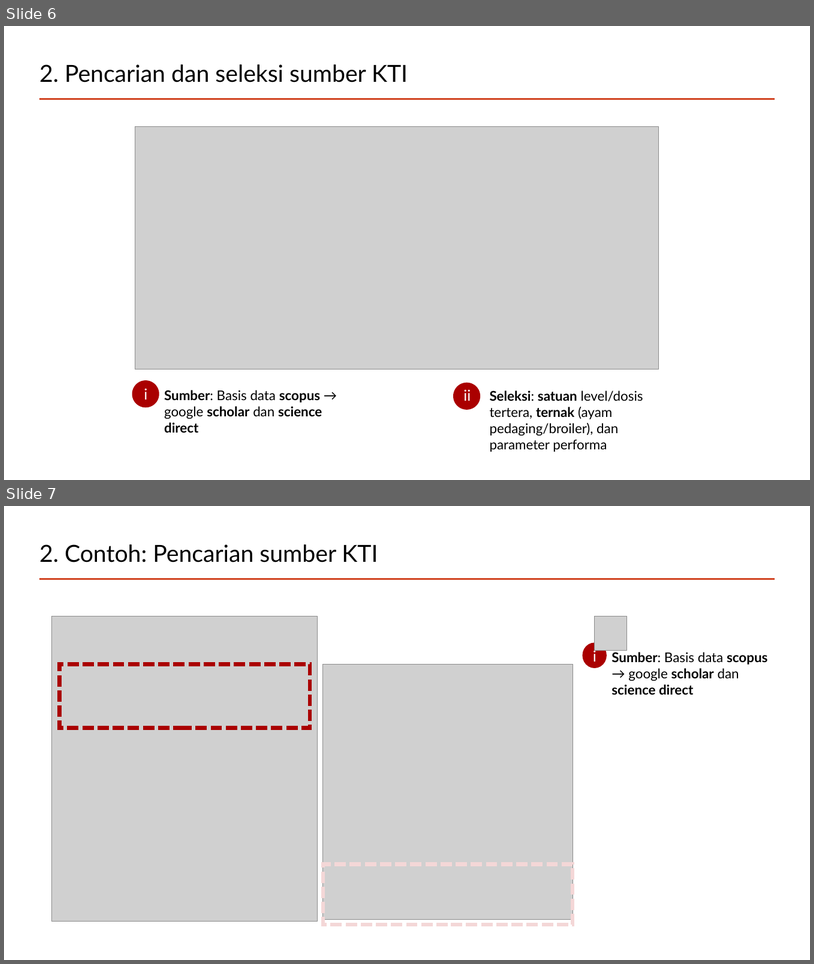
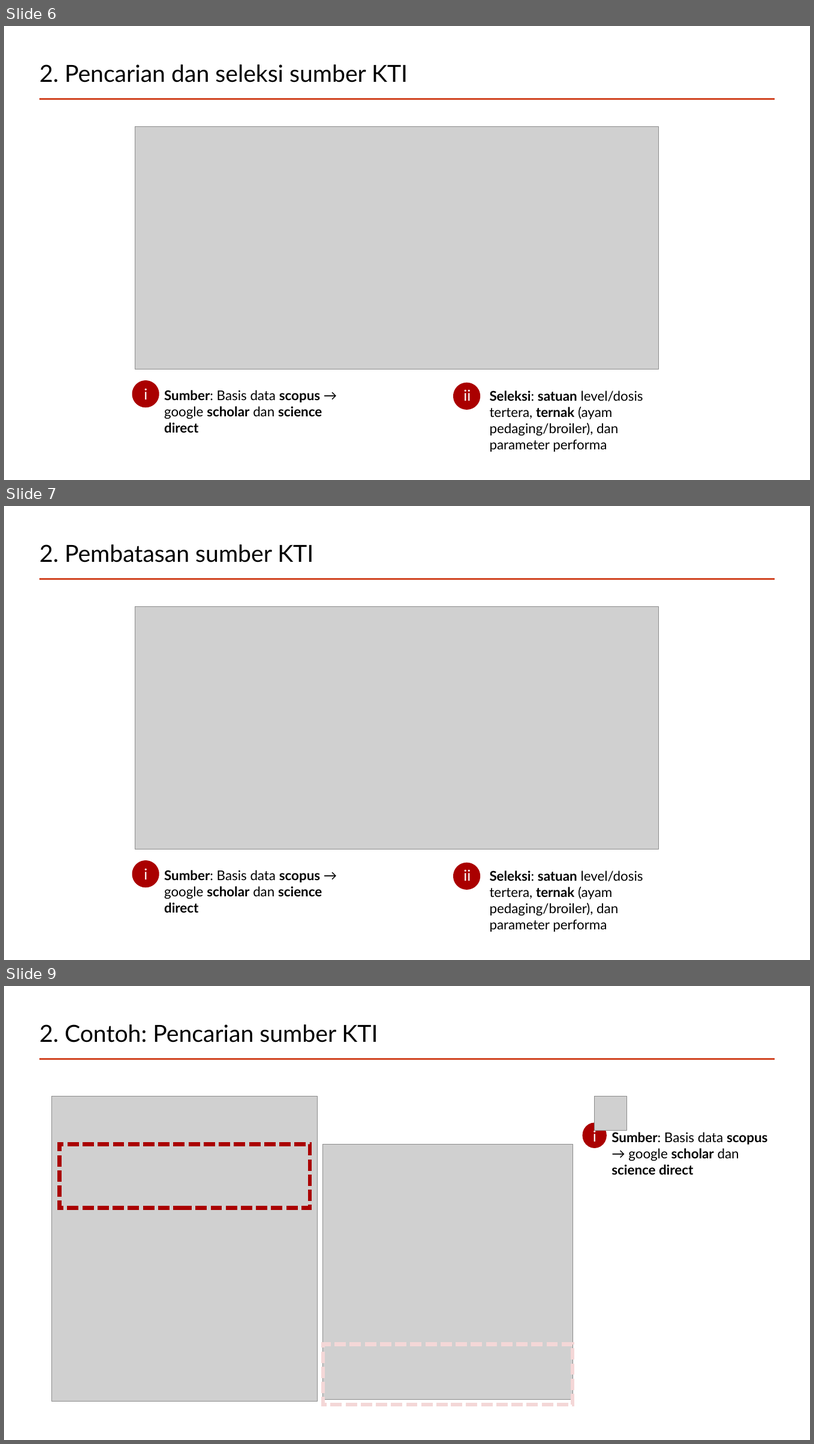
Before and after one commit to mohammad-miftakhus-sholikin/pelatihan-2020-metal, a slide deck: ch3_reference/2022__pendampingan/Presentation_2022__Sholikin_M1.pptx. Shown one above the other, each under a label of ours: slides 6 and 7 before the commit, slides 6, 7 and 9 after it; the slides between them are not shown. The pictures are 814x964 and 814x1444 pixels, drawn with LibreOffice and Linux fonts; fonts in the diff are those of the drawing; grey boxes stand for pictures. Boxes give left, top, right and bottom in pixels: in the first picture for what was removed or moved away, otherwise in the second. Text is boxed around its words. In the diff, an @@ line names an element or a change of style, - is before the commit and + after.

```diff
--- a/ch3_reference/2022__pendampingan/Presentation_2022__Sholikin_M1.pptx
+++ b/ch3_reference/2022__pendampingan/Presentation_2022__Sholikin_M1.pptx
@@ slide 7 added at box(4, 506, 810, 960), background #FFFFFF; not listed: 1 template element that a slide beside it also shows @@
@@ title added at box(39, 544, 314, 562), 28 pt, text #000000 @@
+2. Pembatasan sumber KTI
@@ picture added at box(135, 607, 660, 849) @@
@@ ellipse added at box(132, 860, 159, 887), fill #AA0000 @@
@@ ellipse added at box(453, 862, 481, 889), fill #AA0000 @@
@@ text added at box(144, 868, 147, 879), 18 pt, text #FFFFFF @@
+i
@@ text added at box(164, 870, 322, 912), 16 pt, text #000000, bold @@
+Sumber: Basis data scopus → google scholar dan science direct
@@ text added at box(464, 869, 471, 880), 18 pt, text #FFFFFF @@
+ii
@@ text added at box(490, 870, 644, 931), 16 pt, text #000000 @@
+Seleksi: satuan level/dosis tertera, ternak (ayam pedaging/broiler), dan parameter performa
@@ what was slide 7 is now slide 9 @@
```
Also in this commit, not shown: 5 slides changed, 3 other slides added, 8 slides removed, 10 other files.
